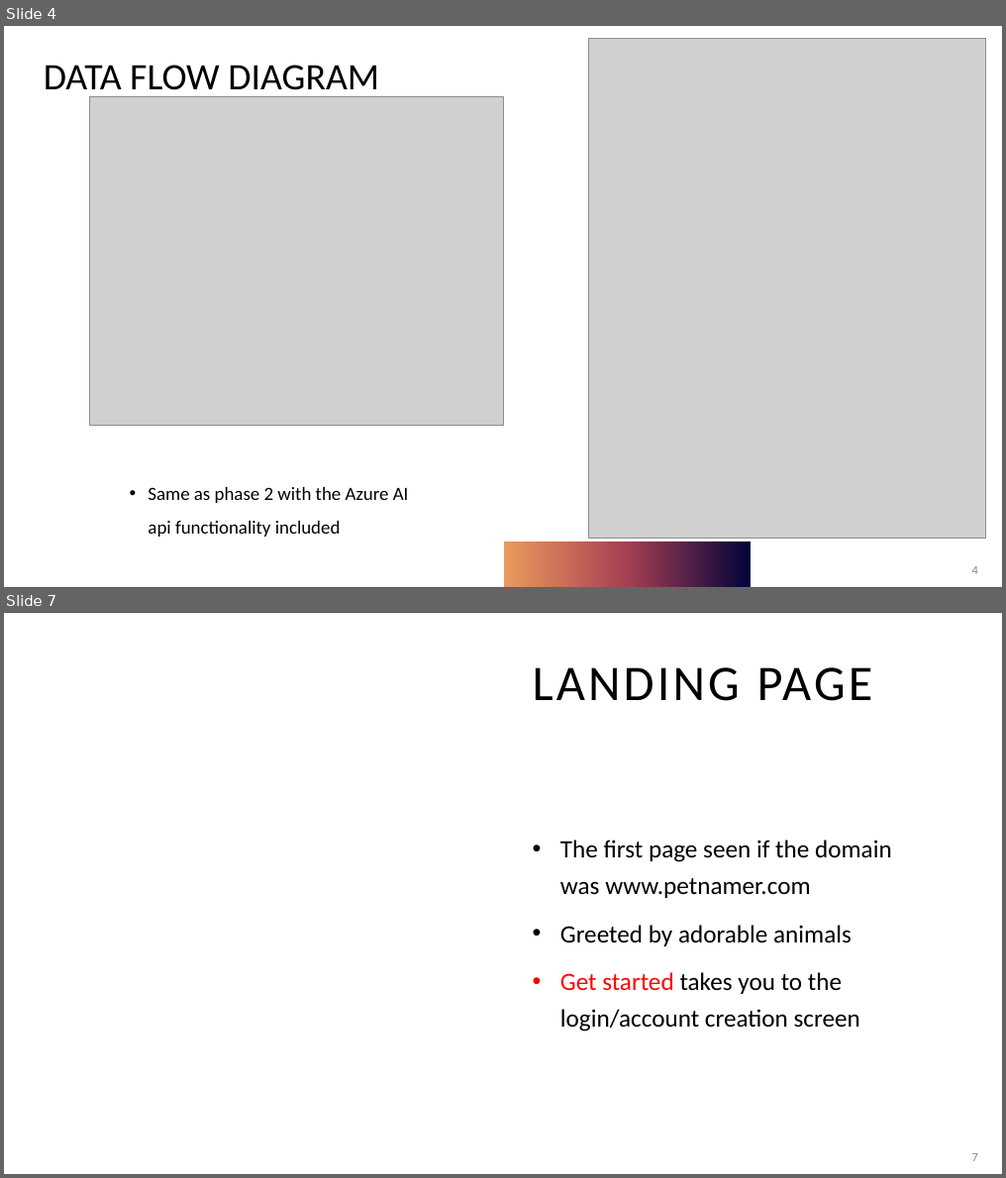
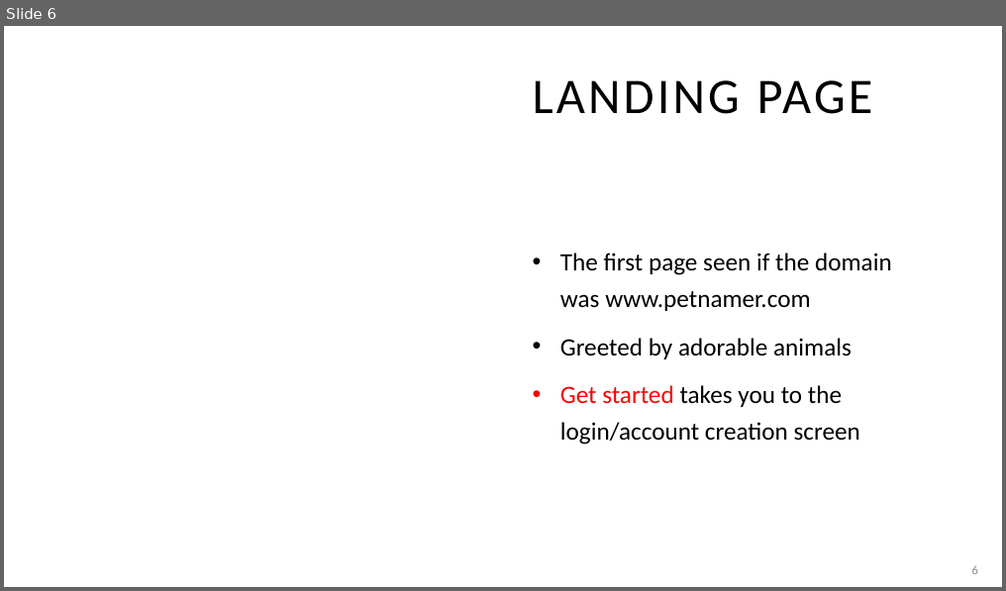
Before and after one commit to adriaonline/CPT200SP24-Team1, a slide deck: Phase 3 Docs/Phase 3 - Presentation.pptx. Shown one above the other, each under a label of ours: slides 4 and 7 before the commit, slide 6 after it; the slides between them are not shown. The pictures are 1006x1178 and 1006x591 pixels, drawn with LibreOffice and Linux fonts; fonts in the diff are those of the drawing; grey boxes stand for pictures. Boxes give left, top, right and bottom in pixels: in the first picture for what was removed or moved away, otherwise in the second. Text is boxed around its words. In the diff, an @@ line names an element or a change of style, - is before the commit and + after.

```diff
--- a/Phase 3 Docs/Phase 3 - Presentation.pptx
+++ b/Phase 3 Docs/Phase 3 - Presentation.pptx
@@ slide 4 removed at (x1=4, y1=26, x2=1002, y2=587), background #FFFFFF @@
@@ picture removed at (x1=589, y1=39, x2=985, y2=538) @@
@@ text removed at (x1=44, y1=65, x2=379, y2=98) @@
-DATA FLOW DIAGRAM
@@ picture removed at (x1=90, y1=96, x2=503, y2=425) @@
@@ text removed at (x1=148, y1=487, x2=409, y2=537) @@
-• Same as phase 2 with the Azure AI api functionality included
@@ rectangle removed at (x1=504, y1=542, x2=751, y2=587) @@
@@ page number removed at (x1=972, y1=567, x2=978, y2=574) @@
-4
@@ what was slide 7 is now slide 6 @@
@@ page number at (x1=972, y1=566, x2=978, y2=574): text changed @@
-7
+6
```
Also in this commit, not shown: 6 slides changed, 3 slides added, 12 other slides removed, 1 other file.
